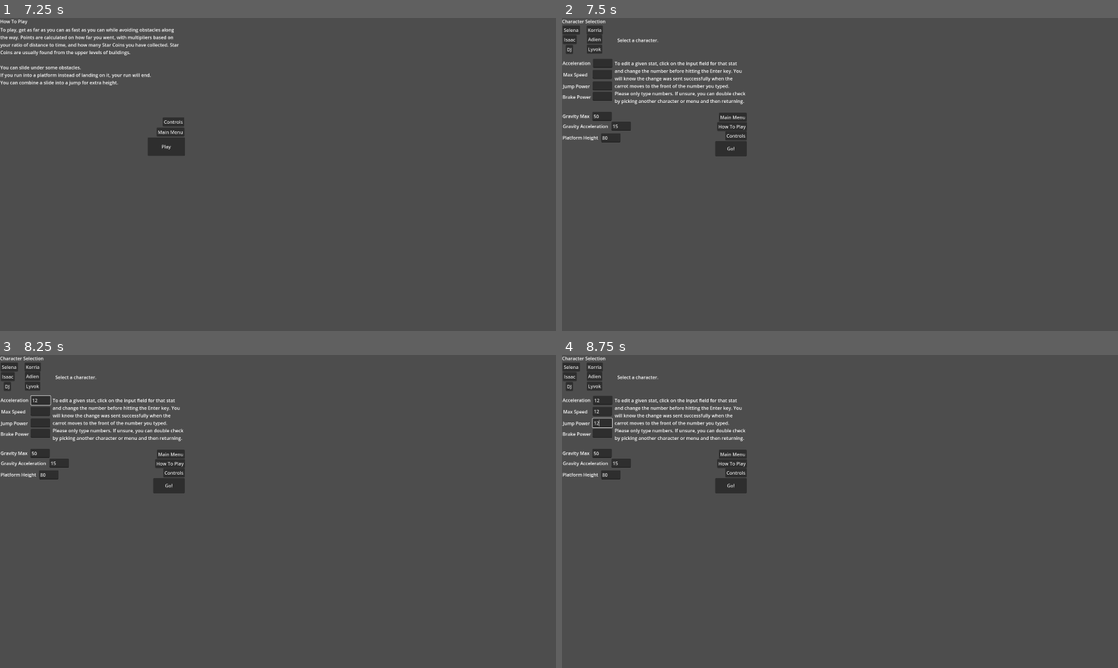
Above: before the commit, frames 1-4 (two rows, left to right).
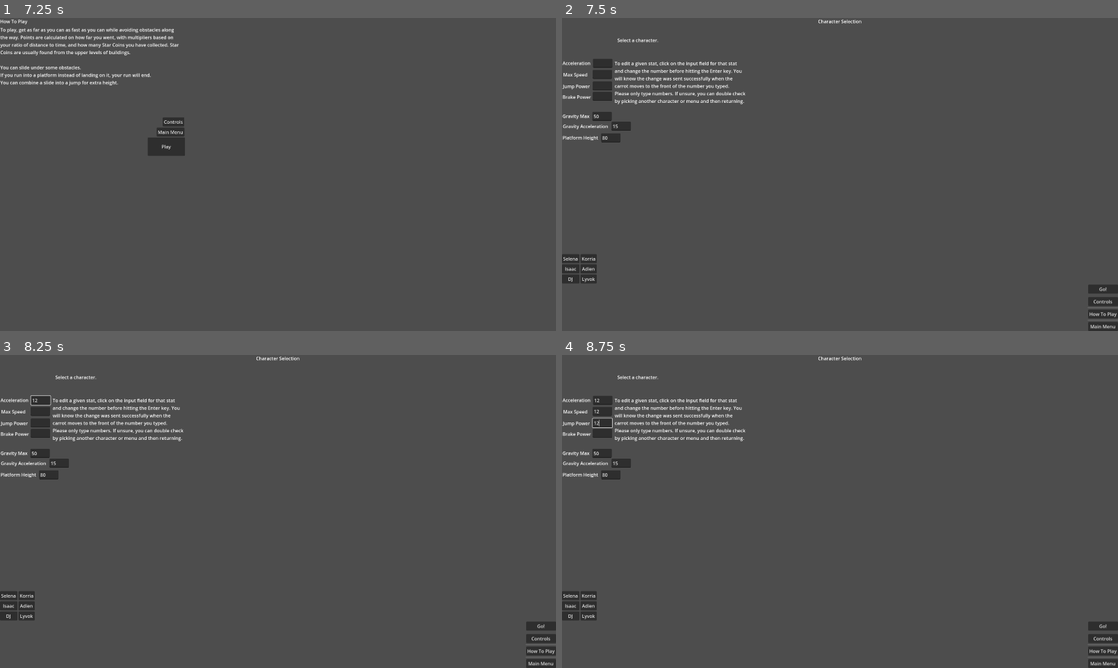
Above: after the commit, the same moments.

Repository: theartiztzachary/Cataway-Dash
Game: Godot game, scene res://SceneAssets/StartScreenScenes/StartScreenScn.tscn
The game is run twice, just before and just after one commit, with the same random seed, the same clock (stepped at 60 frames per second) and the same inputs.
Inputs (mouse positions are in pixels of both pictures, inside the frame that each line leads up to):
- Up to frame 1 (7.25 s): click "How To Play" at 0.5 s; click "Controls" at 1.25 s; click "Rebind" at 2 s; click "Rebind" at 2.75 s; click "Rebind" at 3.5 s; click "Rebind" at 4.25 s; click "Reset Binds to Default" at 5 s; click "Main Menu" at 5.75 s; click "How To Play" at 6.5 s
- Up to frame 2 (7.5 s): click "Play" at 7.25 s
- Up to frame 3 (8.25 s): click (38, 398) at 8.02 s; type "12" at 8.1 s
- Up to frame 4 (8.75 s): click (600, 411) at 8.25 s; type "12" at 8.33 s; click (600, 423) at 8.48 s; type "12" at 8.57 s

Frame 1 is identical in both runs. In frame 2, 2.1% of the frame differs, in the area x 0-100%, y 0-100%; in frame 3, 2.1%; in frame 4, 2.1%.
Error in both runs: Invalid assignment of property or key 'texture' with value of type 'CompressedTexture2D' on a base object of type 'null instance'. (res://ScriptAssets/StartScr…

Commit message:
small internim

Diff:
--- a/SceneAssets/CharacterSelectScenes/CharacterSelectScn.tscn
+++ b/SceneAssets/CharacterSelectScenes/CharacterSelectScn.tscn
@@ -19,75 +19,101 @@
 [ext_resource type="Script" path="res://TestAssets/testScripts/CharacterSelect/GravityAccelField.gd" id="17_x1yau"]
 [ext_resource type="Script" path="res://TestAssets/testScripts/CharacterSelect/PlatHeightField.gd" id="18_s7gur"]
 
-[node name="CharacterSelectScn" type="Node2D"]
+[node name="CharacterSelectScn" type="CanvasLayer"]
 
 [node name="Control" type="Control" parent="."]
 layout_mode = 3
 anchors_preset = 0
-offset_right = 640.0
-offset_bottom = 480.0
+offset_right = 1920.0
+offset_bottom = 1080.0
 script = ExtResource("1_oeilx")
 
-[node name="Title" type="Label" parent="Control"]
-layout_mode = 0
-offset_right = 40.0
-offset_bottom = 23.0
+[node name="VBoxContainer" type="VBoxContainer" parent="Control"]
+layout_mode = 0
+offset_right = 1920.0
+offset_bottom = 1080.0
+
+[node name="HBoxContainer" type="HBoxContainer" parent="Control/VBoxContainer"]
+layout_mode = 2
+size_flags_horizontal = 4
+size_flags_vertical = 2
+
+[node name="Title" type="Label" parent="Control/VBoxContainer/HBoxContainer"]
+layout_mode = 2
 text = "Character Selection"
 
-[node name="SelenaButton" type="Button" parent="Control"]
-layout_mode = 0
-offset_left = 2.0
-offset_top = 26.0
-offset_right = 62.0
-offset_bottom = 57.0
+[node name="HBoxContainer2" type="HBoxContainer" parent="Control/VBoxContainer"]
+layout_mode = 2
+
+[node name="VBoxContainer" type="VBoxContainer" parent="Control/VBoxContainer/HBoxContainer2"]
+layout_mode = 2
+
+[node name="SelenaButton" type="Button" parent="Control/VBoxContainer/HBoxContainer2/VBoxContainer"]
+layout_mode = 2
 text = "Selena"
 script = ExtResource("1_oe67e")
 
-[node name="IsaacButton" type="Button" parent="Control"]
-layout_mode = 0
-offset_left = 3.0
-offset_top = 59.0
-offset_right = 51.0
-offset_bottom = 90.0
+[node name="IsaacButton" type="Button" parent="Control/VBoxContainer/HBoxContainer2/VBoxContainer"]
+layout_mode = 2
 text = "Isaac
 "
 script = ExtResource("2_g8pj3")
 
-[node name="DJButton" type="Button" parent="Control"]
-layout_mode = 0
-offset_left = 13.0
-offset_top = 93.0
-offset_right = 38.0
-offset_bottom = 124.0
+[node name="DJButton" type="Button" parent="Control/VBoxContainer/HBoxContainer2/VBoxContainer"]
+layout_mode = 2
 text = "DJ"
 script = ExtResource("3_t41gu")
 
-[node name="KorriaButton" type="Button" parent="Control"]
-layout_mode = 0
-offset_left = 85.0
-offset_top = 26.0
-offset_right = 141.0
-offset_bottom = 57.0
+[node name="VBoxContainer2" type="VBoxContainer" parent="Control/VBoxContainer/HBoxContainer2"]
+layout_mode = 2
+
+[node name="KorriaButton" type="Button" parent="Control/VBoxContainer/HBoxContainer2/VBoxContainer2"]
+layout_mode = 2
 text = "Korria"
 script = ExtResource("4_l08yl")
 
-[node name="AdienButton" type="Button" parent="Control"]
-layout_mode = 0
-offset_left = 86.0
-offset_top = 58.0
-offset_right = 139.0
-offset_bottom = 89.0
+[node name="AdienButton" type="Button" parent="Control/VBoxContainer/HBoxContainer2/VBoxContainer2"]
+layout_mode = 2
 text = "Adien"
 script = ExtResource("5_h0ml1")
 
-[node name="LyvokButton" type="Button" parent="Control"]
-layout_mode = 0
-offset_left = 86.0
-offset_top = 92.0
-offset_right = 139.0
-offset_bottom = 123.0
+[node name="LyvokButton" type="Button" parent="Control/VBoxContainer/HBoxContainer2/VBoxContainer2"]
+layout_mode = 2
 text = "Lyvok"
 script = ExtResource("6_i5eh4")
+
+[node name="VBoxContainer" type="VBoxContainer" parent="Control/VBoxContainer"]
+layout_mode = 2
+size_flags_horizontal = 8
+
+[node name="GoButton" type="Button" parent="Control/VBoxContainer/VBoxContainer"]
+layout_mode = 2
+text = "Go!"
+script = ExtResource("10_1p4hb")
+
+[node name="HSeparator" type="HSeparator" parent="Control/VBoxContainer/VBoxContainer"]
+layout_mode = 2
+
+[node name="ControlsButton" type="Button" parent="Control/VBoxContainer/VBoxContainer"]
+layout_mode = 2
+text = "Controls"
+script = ExtResource("9_e3n3b")
+
+[node name="HSeparator2" type="HSeparator" parent="Control/VBoxContainer/VBoxContainer"]
+layout_mode = 2
+
+[node name="How2PlayButton" type="Button" parent="Control/VBoxContainer/VBoxContainer"]
+layout_mode = 2
+text = "How To Play"
+script = ExtResource("8_yvfcd")
+
+[node name="HSeparator3" type="HSeparator" parent="Control/VBoxContainer/VBoxContainer"]
+layout_mode = 2
+
+[node name="StartButton" type="Button" parent="Control/VBoxContainer/VBoxContainer"]
+layout_mode = 2
+text = "Main Menu"
+script = ExtResource("7_rony2")
 
 [node name="CharacterName" type="Label" parent="Control"]
 layout_mode = 0
@@ -109,42 +135,6 @@
 offset_top = 65.0
 offset_right = 633.0
 offset_bottom = 123.0
-
-[node name="StartButton" type="Button" parent="Control"]
-layout_mode = 0
-offset_left = 542.0
-offset_top = 327.0
-offset_right = 638.0
-offset_bottom = 358.0
-text = "Main Menu"
-script = ExtResource("7_rony2")
-
-[node name="How2PlayButton" type="Button" parent="Control"]
-layout_mode = 0
-offset_left = 536.0
-offset_top = 359.0
-offset_right = 639.0
-offset_bottom = 390.0
-text = "How To Play"
-script = ExtResource("8_yvfcd")
-
-[node name="ControlsButton" type="Button" parent="Control"]
-layout_mode = 0
-offset_left = 564.0
-offset_top = 391.0
-offset_right = 638.0
-offset_bottom = 422.0
-text = "Controls"
-script = ExtResource("9_e3n3b")
-
-[node name="GoButton" type="Button" parent="Control"]
-layout_mode = 0
-offset_left = 529.0
-offset_top = 425.0
-offset_right = 638.0
-offset_bottom = 477.0
-text = "Go!"
-script = ExtResource("10_1p4hb")
 
 [node name="testControl" type="Control" parent="."]
 layout_mode = 3
@@ -278,16 +268,16 @@
 Please only type numbers. If unsure, you can double check
 by picking another character or menu and then returning."
 
-[connection signal="pressed" from="Control/SelenaButton" to="Control/SelenaButton" method="_on_pressed"]
-[connection signal="pressed" from="Control/IsaacButton" to="Control/IsaacButton" method="_on_pressed"]
-[connection signal="pressed" from="Control/DJButton" to="Control/DJButton" method="_on_pressed"]
-[connection signal="pressed" from="Control/KorriaButton" to="Control/KorriaButton" method="_on_pressed"]
-[connection signal="pressed" from="Control/AdienButton" to="Control/AdienButton" method="_on_pressed"]
-[connection signal="pressed" from="Control/LyvokButton" to="Control/LyvokButton" method="_on_pressed"]
-[connection signal="pressed" from="Control/StartButton" to="Control/StartButton" method="_on_pressed"]
-[connection signal="pressed" from="Control/How2PlayButton" to="Control/How2PlayButton" method="_on_pressed"]
-[connection signal="pressed" from="Control/ControlsButton" to="Control/ControlsButton" method="_on_pressed"]
-[connection signal="pressed" from="Control/GoButton" to="Control/GoButton" method="_on_pressed"]
+[connection signal="pressed" from="Control/VBoxContainer/HBoxContainer2/VBoxContainer/SelenaButton" to="Control/VBoxContainer/HBoxContainer2/VBoxContainer/SelenaButton" method="_on_pressed"]
+[connection signal="pressed" from="Control/VBoxContainer/HBoxContainer2/VBoxContainer/IsaacButton" to="Control/VBoxContainer/HBoxContainer2/VBoxContainer/IsaacButton" method="_on_pressed"]
+[connection signal="pressed" from="Control/VBoxContainer/HBoxContainer2/VBoxContainer/DJButton" to="Control/VBoxContainer/HBoxContainer2/VBoxContainer/DJButton" method="_on_pressed"]
+[connection signal="pressed" from="Control/VBoxContainer/HBoxContainer2/VBoxContainer2/KorriaButton" to="Control/VBoxContainer/HBoxContainer2/VBoxContainer2/KorriaButton" method="_on_pressed"]
+[connection signal="pressed" from="Control/VBoxContainer/HBoxContainer2/VBoxContainer2/AdienButton" to="Control/VBoxContainer/HBoxContainer2/VBoxContainer2/AdienButton" method="_on_pressed"]
+[connection signal="pressed" from="Control/VBoxContainer/HBoxContainer2/VBoxContainer2/LyvokButton" to="Control/VBoxContainer/HBoxContainer2/VBoxContainer2/LyvokButton" method="_on_pressed"]
+[connection signal="pressed" from="Control/VBoxContainer/VBoxContainer/GoButton" to="Control/VBoxContainer/VBoxContainer/GoButton" method="_on_pressed"]
+[connection signal="pressed" from="Control/VBoxContainer/VBoxContainer/ControlsButton" to="Control/VBoxContainer/VBoxContainer/ControlsButton" method="_on_pressed"]
+[connection signal="pressed" from="Control/VBoxContainer/VBoxContainer/How2PlayButton" to="Control/VBoxContainer/VBoxContainer/How2PlayButton" method="_on_pressed"]
+[connection signal="pressed" from="Control/VBoxContainer/VBoxContainer/StartButton" to="Control/VBoxContainer/VBoxContainer/StartButton" method="_on_pressed"]
 [connection signal="text_submitted" from="testControl/AccelField" to="testControl/AccelField" method="_on_text_submitted"]
 [connection signal="text_submitted" from="testControl/MaxSpeedField" to="testControl/MaxSpeedField" method="_on_text_submitted"]
 [connection signal="text_submitted" from="testControl/JumpField" to="testControl/JumpField" method="_on_text_submitted"]
